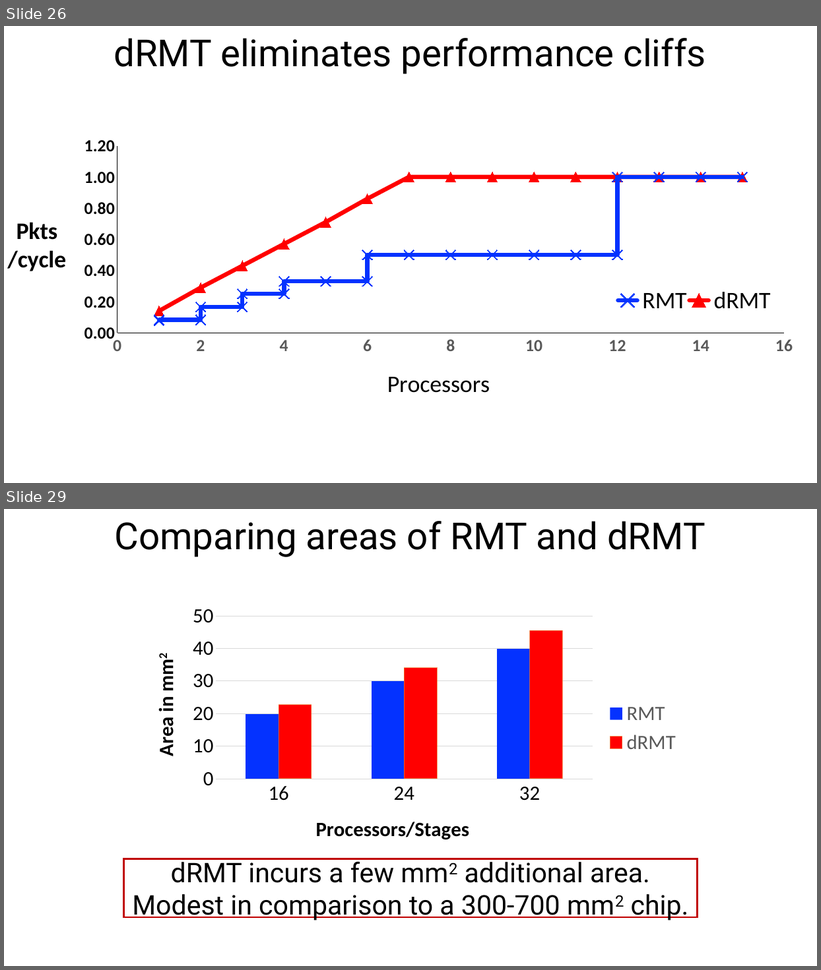
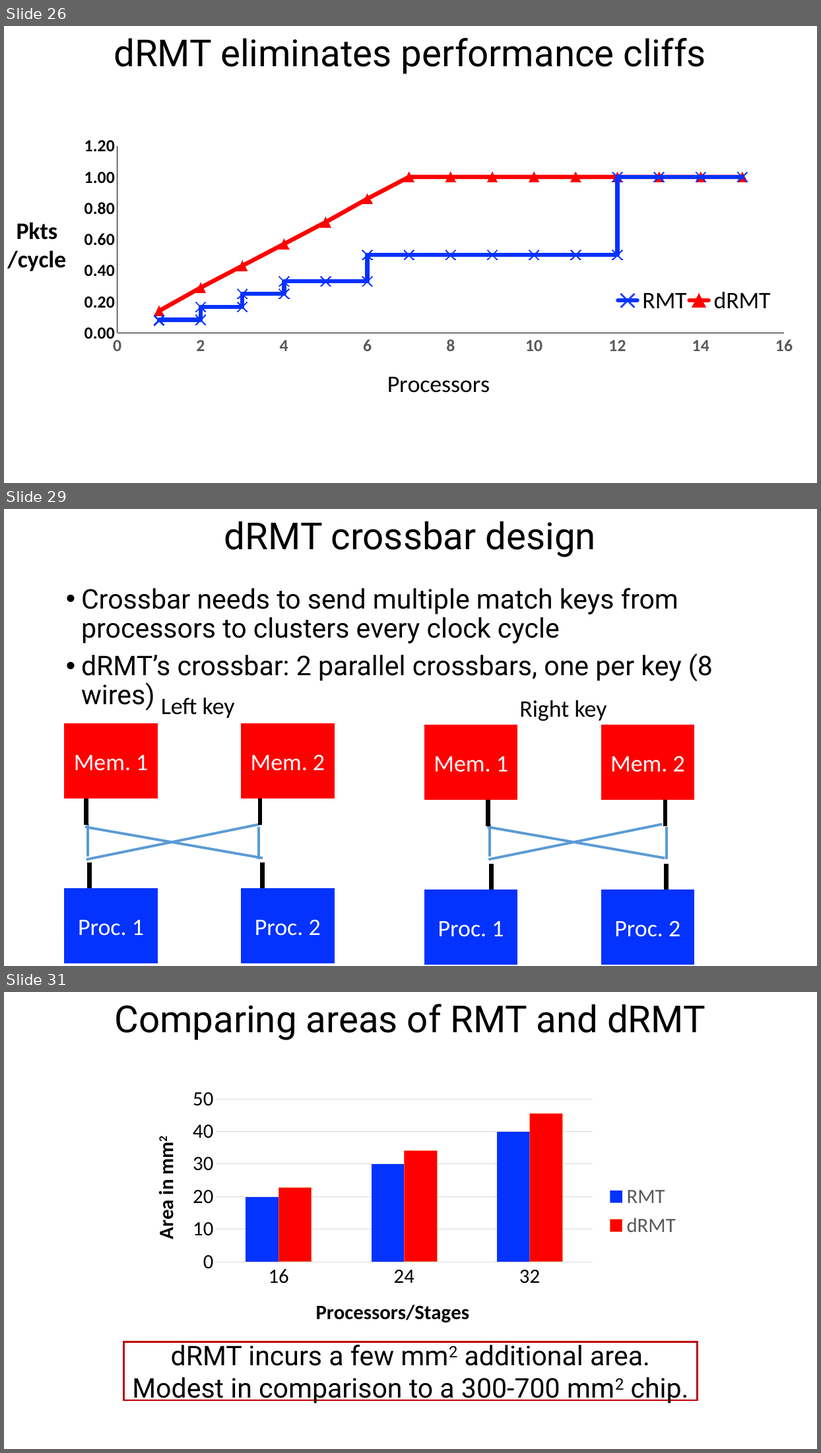
Before and after one commit to anirudhSK/drmt_talk, a slide deck: drmt_sigcomm.pptx. Shown one above the other, each under a label of ours: slides 26 and 29 before the commit, slides 26, 29 and 31 after it; the slides between them are not shown. The pictures are 821x970 and 821x1453 pixels, drawn with LibreOffice and Linux fonts; fonts in the diff are those of the drawing. Boxes give left, top, right and bottom in pixels: in the first picture for what was removed or moved away, otherwise in the second. Text is boxed around its words. In the diff, an @@ line names an element or a change of style, - is before the commit and + after.

```diff
--- a/drmt_sigcomm.pptx
+++ b/drmt_sigcomm.pptx
@@ slide 29 added at <box>4,509,817,966</box>, background #FFFFFF @@
@@ title added at <box>224,521,596,557</box>, 44 pt, text #000000 @@
+dRMT crossbar design
@@ text added at <box>81,588,713,710</box>, 32 pt, text #000000 @@
+• Crossbar needs to send multiple match keys from processors to clusters every clock cycle
+• dRMT’s crossbar: 2 parallel crossbars, one per key (8 wires)
@@ text added at <box>161,698,235,718</box>, 28 pt, text #000000 @@
+Left key
@@ text added at <box>519,700,607,721</box>, 28 pt, text #000000 @@
+Right key
@@ rectangle added at <box>64,723,157,798</box>, fill #FF0000, outline #FF0000 1 pt, 28 pt, text #FFFFFF @@
+Mem. 1
@@ rectangle added at <box>242,723,334,798</box>, fill #FF0000, outline #FF0000 1 pt, 28 pt, text #FFFFFF @@
+Mem. 2
@@ rectangle added at <box>425,725,517,800</box>, fill #FF0000, outline #FF0000 1 pt, 28 pt, text #FFFFFF @@
+Mem. 1
@@ rectangle added at <box>602,725,694,800</box>, fill #FF0000, outline #FF0000 1 pt, 28 pt, text #FFFFFF @@
+Mem. 2
@@ line added from (86, 779) to (86, 825), #000000 5 pt @@
@@ line added from (260, 779) to (260, 825), #000000 5 pt @@
@@ line added from (488, 780) to (488, 826), #000000 5 pt @@
@@ line added from (665, 780) to (665, 826), #000000 5 pt @@
@@ line added from (86, 859) to (260, 824), #5B9BD5 3 pt @@
@@ line added from (88, 857) to (88, 824), #5B9BD5 3 pt @@
@@ line added from (489, 859) to (662, 824), #5B9BD5 3 pt @@
@@ line added from (490, 857) to (490, 824), #5B9BD5 3 pt @@
@@ line added from (85, 827) to (263, 859), #5B9BD5 3 pt @@
@@ line added from (258, 859) to (258, 827), #5B9BD5 3 pt @@
@@ line added from (488, 827) to (665, 859), #5B9BD5 3 pt @@
@@ line added from (667, 859) to (667, 827), #5B9BD5 3 pt @@
@@ line added from (89, 863) to (89, 908), #000000 5 pt @@
@@ line added from (263, 863) to (263, 908), #000000 5 pt @@
@@ line added from (491, 864) to (491, 910), #000000 5 pt @@
@@ line added from (667, 864) to (667, 910), #000000 5 pt @@
@@ rectangle added at <box>64,889,157,964</box>, fill #0432FF, outline #0432FF 1 pt, 28 pt, text #FFFFFF @@
+Proc. 1
@@ rectangle added at <box>242,889,334,964</box>, fill #0432FF, outline #0432FF 1 pt, 28 pt, text #FFFFFF @@
+Proc. 2
@@ rectangle added at <box>425,890,517,964</box>, fill #0432FF, outline #0432FF 1 pt, 28 pt, text #FFFFFF @@
+Proc. 1
@@ rectangle added at <box>602,890,694,964</box>, fill #0432FF, outline #0432FF 1 pt, 28 pt, text #FFFFFF @@
+Proc. 2
@@ what was slide 29 is now slide 31 @@
```
Also in this commit, not shown: 1 slide changed, 2 other slides added, 1 slide removed.
